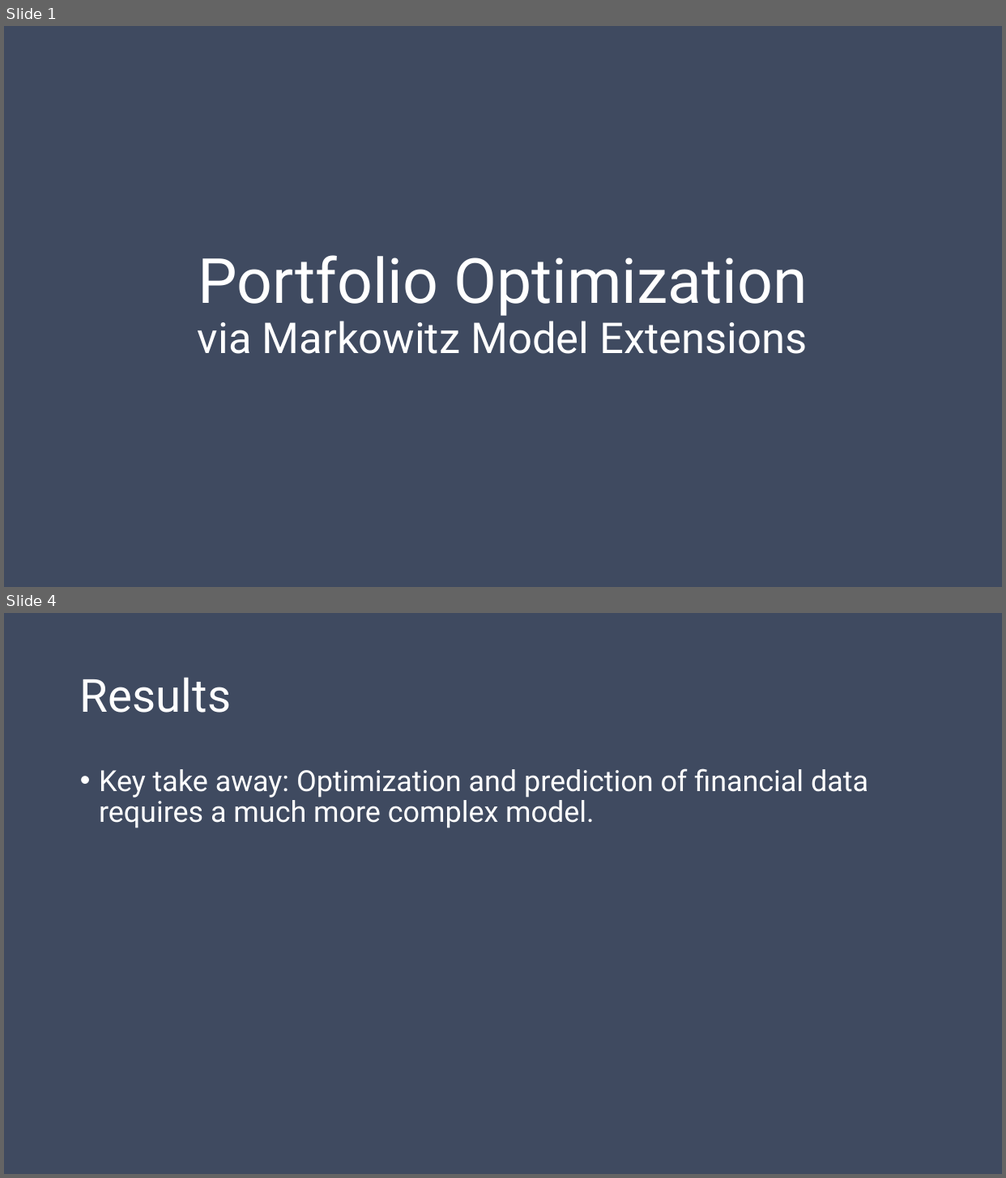
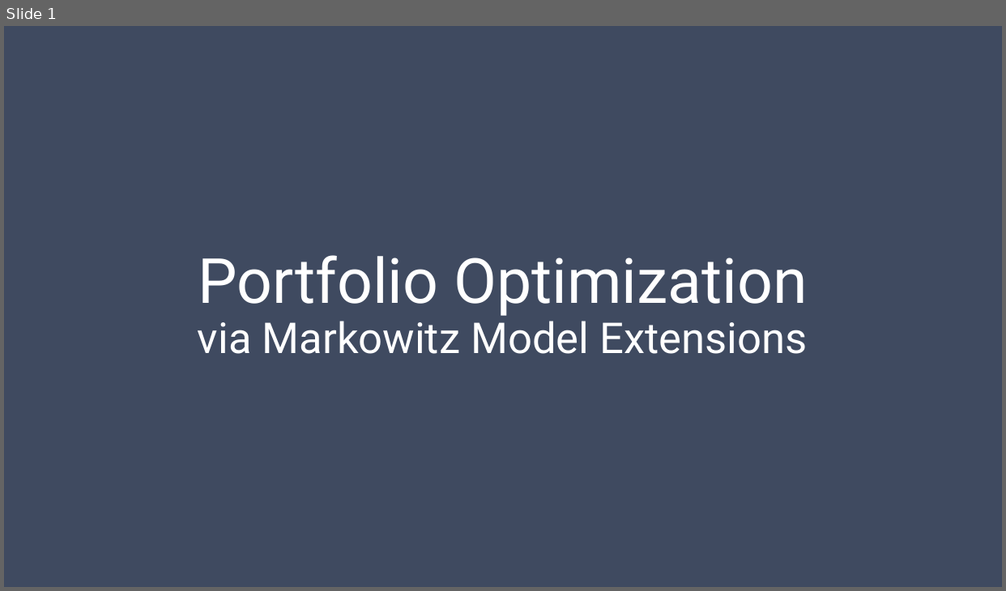
Before and after one commit to asamerry/Extended-Markowitz-Model-Project, a slide deck: presentation.pptx. Shown one above the other, each under a label of ours: slides 1 and 4 before the commit, slide 1 after it; the slides between them are not shown. The pictures are 1006x1178 and 1006x591 pixels, drawn with LibreOffice and Linux fonts; fonts in the diff are those of the drawing. Boxes give left, top, right and bottom in pixels: in the first picture for what was removed or moved away, otherwise in the second. Text is boxed around its words. In the diff, an @@ line names an element or a change of style, - is before the commit and + after.

```diff
--- a/presentation.pptx
+++ b/presentation.pptx
@@ slide 4 removed at (4, 613, 1002, 1174), background #3F4B61 @@
@@ title removed at (80, 677, 231, 713) @@
-Results
@@ text removed at (99, 769, 868, 828) @@
-• Key take away: Optimization and prediction of financial data requires a much more complex model.
```
Also in this commit, not shown: 2 slides changed, 1 slide added, 2 other files.
